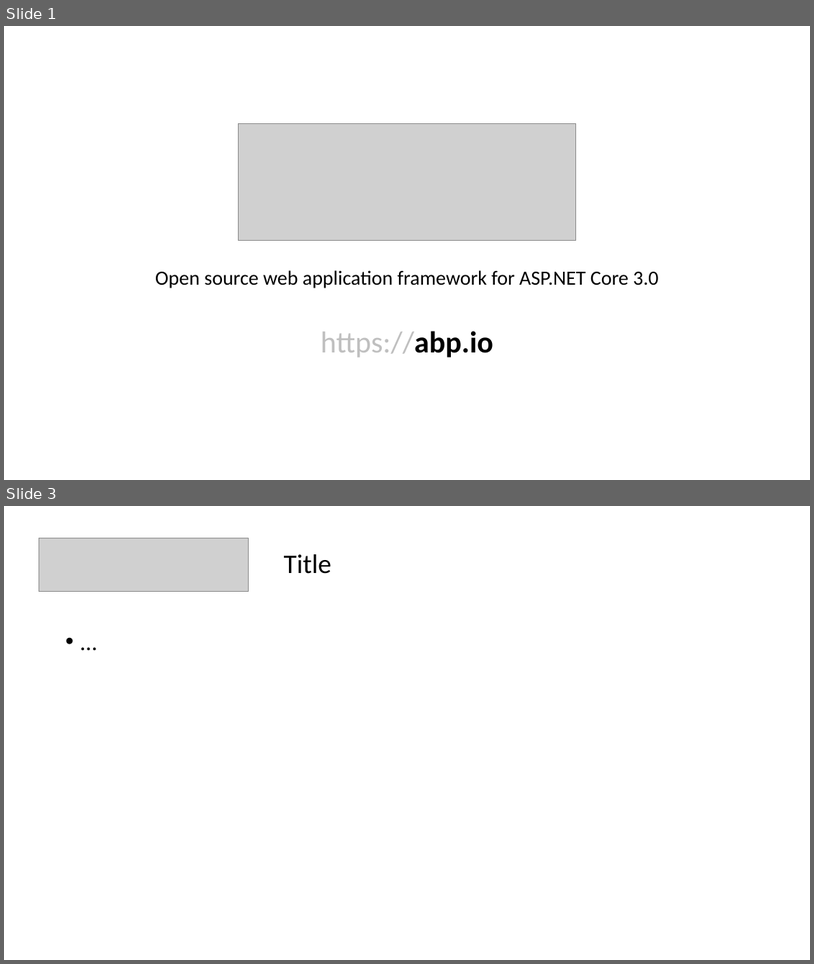
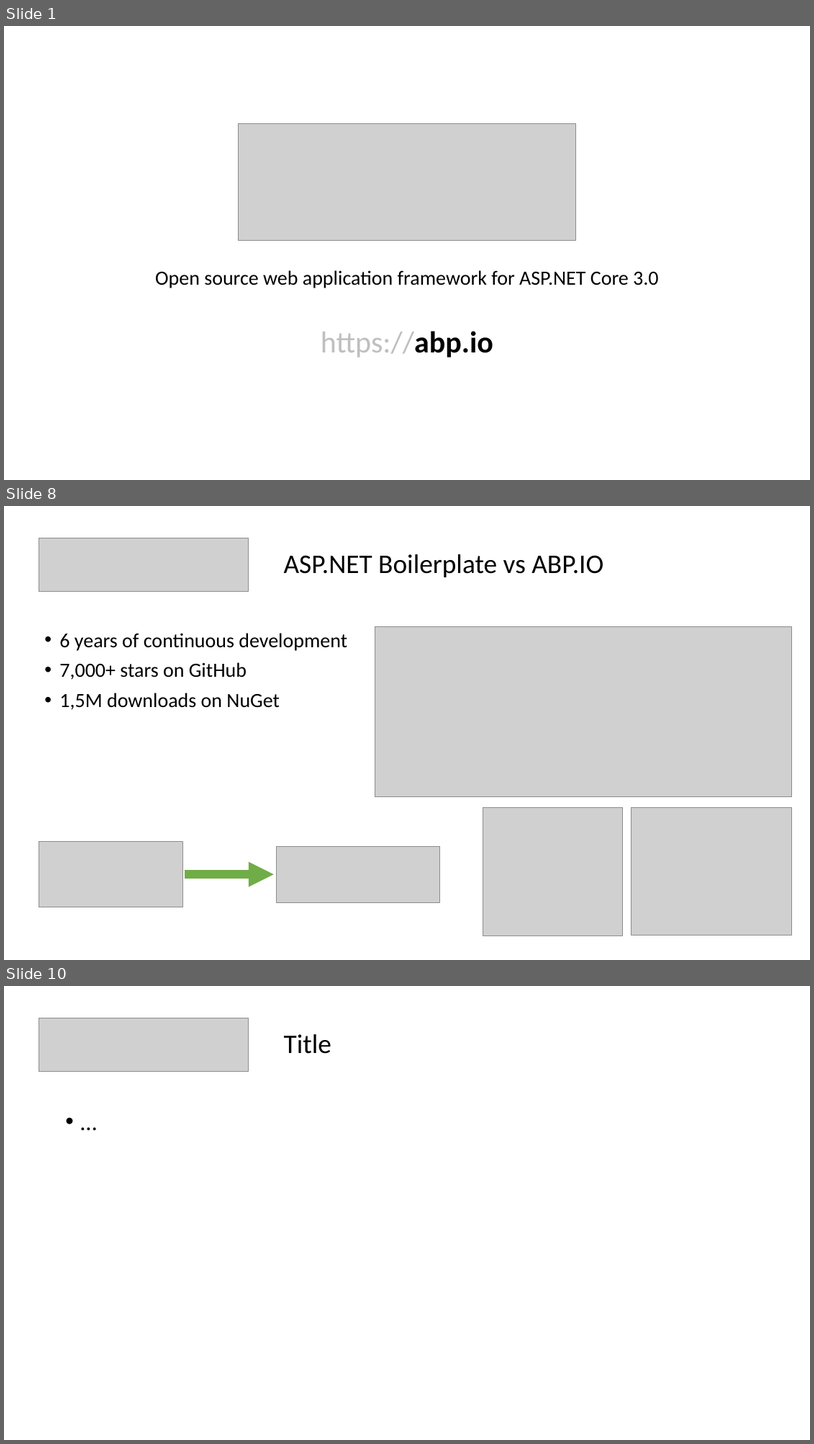
Before and after one commit to hikalkan/presentations, a slide deck: 2019-09-XX ABP Framework/Presentation_ABP.pptx. Shown one above the other, each under a label of ours: slides 1 and 3 before the commit, slides 1, 8 and 10 after it; the slides between them are not shown. The pictures are 814x964 and 814x1444 pixels, drawn with LibreOffice and Linux fonts; fonts in the diff are those of the drawing; grey boxes stand for pictures. Boxes give left, top, right and bottom in pixels: in the first picture for what was removed or moved away, otherwise in the second. Text is boxed around its words. In the diff, an @@ line names an element or a change of style, - is before the commit and + after.

```diff
--- a/2019-09-XX ABP Framework/Presentation_ABP.pptx
+++ b/2019-09-XX ABP Framework/Presentation_ABP.pptx
@@ slide 8 added at (4,506,810,960), background #FFFFFF @@
@@ picture added at (39,538,248,592) @@
@@ title added at (284,554,604,577), 32 pt, text #000000 @@
+ASP.NET Boilerplate vs ABP.IO
@@ text added at (59,633,347,710), 24 pt, text #000000 @@
+• 6 years of continuous development
+• 7,000+ stars on GitHub
+• 1,5M downloads on NuGet
@@ picture added at (375,627,792,797) @@
@@ picture added at (483,807,623,936) @@
@@ picture added at (631,807,792,935) @@
@@ picture added at (39,841,183,907) @@
@@ picture added at (277,846,440,902) @@
@@ arrow added from (185, 875) to (274, 875), #70AD47 10 pt @@
@@ what was slide 3 is now slide 10 @@
```
Also in this commit, not shown: 8 other slides added, 1 slide removed.
